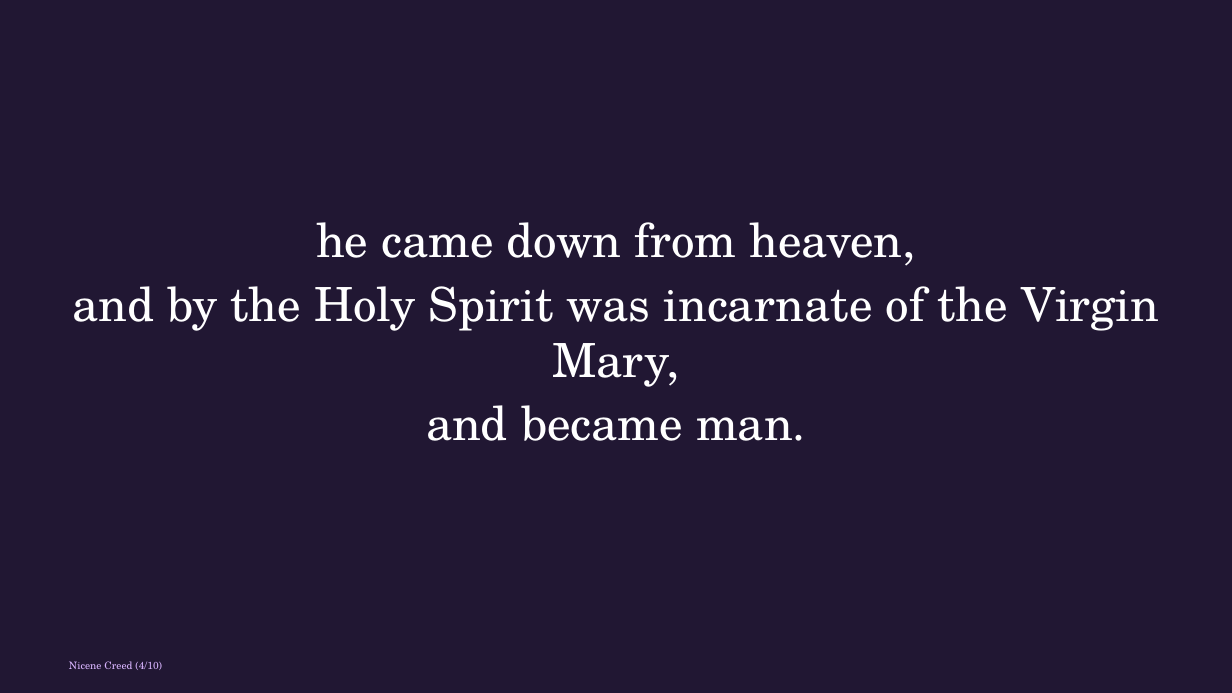
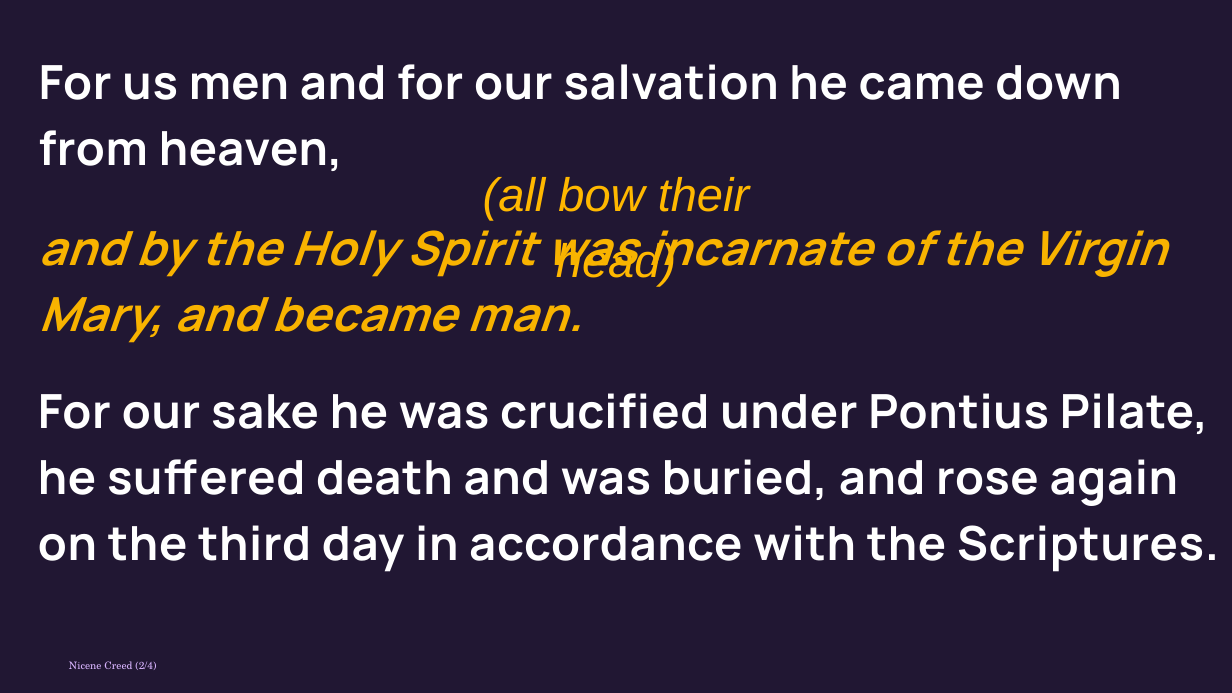
Before and after one commit to divinogabriel9/verbum, a slide deck: slide 25 of outputs/GFCC7Jun2026_TheSolemnityoftheMostHolyBodyandBloodofChrist.pptx (slide 27 before the commit). Drawn at 1232x693 pixels with LibreOffice and Linux fonts; fonts in the diff are those of the drawing. Boxes give left, top, right and bottom in pixels: in the first picture for what was removed or moved away, otherwise in the second. Text is boxed around its words. In the diff, an @@ line names an element or a change of style, - is before the commit and + after.

```diff
--- a/outputs/GFCC7Jun2026_TheSolemnityoftheMostHolyBodyandBloodofChrist.pptx
+++ b/outputs/GFCC7Jun2026_TheSolemnityoftheMostHolyBodyandBloodofChrist.pptx
@@ text added at box(39, 64, 1121, 171), 55 pt, text #FFFFFF, bold @@
+For us men and for our salvation he came down from heaven,
@@ text added at box(483, 177, 749, 287), 55 pt, text #FFB800, italic @@
+(all bow their head)
@@ text "and by the Holy Spirit ..." at box(39, 219, 1166, 343): vertical alignment middle to top @@
@@ text at box(39, 219, 1166, 343): text changed; font TeX Gyre Schola to Manrope; text colour #FFFFFF to #F8B300; bold on; italic on @@
-he came down from heaven,
-and by the Holy Spirit was incarnate of the Virgin Mary,
-and became man.
+and by the Holy Spirit was incarnate of the Virgin Mary, and became man.
@@ text added at box(38, 393, 1219, 572), 55 pt, text #FFFFFF, bold @@
+For our sake he was crucified under Pontius Pilate, he suffered death and was buried, and rose again on the third day in accordance with the Scriptures.
@@ text at box(69, 661, 156, 670): text changed @@
-Nicene Creed (4/10)
+Nicene Creed (2/4)
```
Also in this commit, not shown: 8 other slides changed, 6 slides removed, 18 other files.
